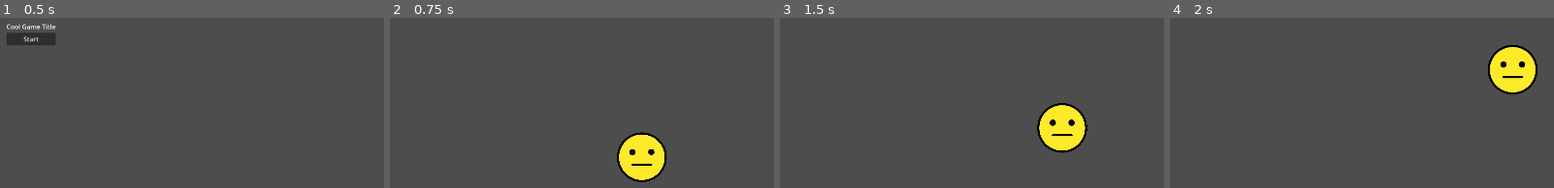
Above: before the commit, frames 1-4 (left to right).
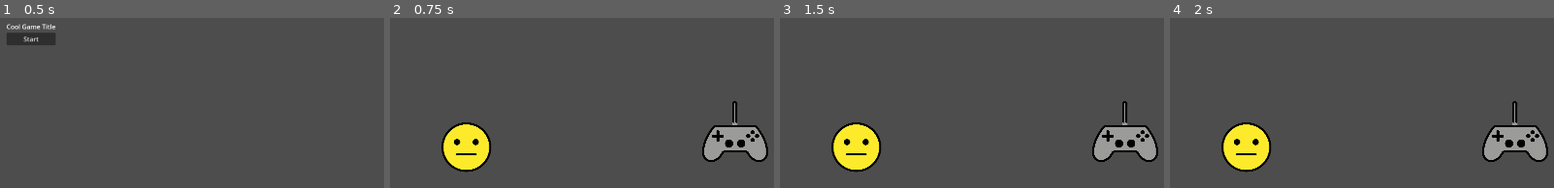
Above: after the commit, the same moments.

Repository: kothead/ggj24
Game: Godot game, scene res://Screens/TitleScreen.tscn
Same seed, same stepped clock (60 frames per second), same inputs: the game is played once before the commit and once after it.
Inputs (mouse positions are in pixels of both pictures, inside the frame that each line leads up to):
- Up to frame 1 (0.5 s): no input
- Up to frame 2 (0.75 s): click "Start" at 0.5 s
- Up to frame 3 (1.5 s): tap Enter at 1.25 s; drag from (1033, 157) to (1121, 70) at 1.27 s
- Up to frame 4 (2 s): no input

Frame 1 is identical in both runs. In frame 2, 9.0% of the frame differs, in the area x 13-99%, y 48-97%; in frame 3, 9.0%, in the area x 13-99%, y 48-91%; in frame 4, 9.0%.

Commit message:
First Level

Diff:
--- a/Levels/Level.tscn
+++ b/Levels/Level.tscn
@@ -1,9 +1,13 @@
-[gd_scene load_steps=3 format=3 uid="uid://dsbnunacmodoc"]
+[gd_scene load_steps=4 format=3 uid="uid://dsbnunacmodoc"]
 
 [ext_resource type="PackedScene" uid="uid://c633s7nk7hc4w" path="res://Levels/ParentLevel.tscn" id="1_scjbx"]
-[ext_resource type="PackedScene" uid="uid://emck8rhwpv3t" path="res://Objects/PokerFace.tscn" id="2_axw2m"]
+[ext_resource type="PackedScene" uid="uid://b4go3ap0ka8qe" path="res://Objects/BaseSmile.tscn" id="2_ds08h"]
+[ext_resource type="PackedScene" uid="uid://qokxbrkjeqk2" path="res://Objects/Joystick.tscn" id="3_r8j5b"]
 
 [node name="Level" instance=ExtResource("1_scjbx")]
 
-[node name="BaseSmile" parent="." index="1" instance=ExtResource("2_axw2m")]
-position = Vector2(927, 520)
+[node name="PokerFace" parent="." index="1" instance=ExtResource("2_ds08h")]
+position = Vector2(492, 495)
+
+[node name="BaseSmile" parent="." index="2" instance=ExtResource("3_r8j5b")]
+position = Vector2(1158, 460)
--- a/Objects/BaseSmile.tscn
+++ b/Objects/BaseSmile.tscn
@@ -10,6 +10,7 @@
 radius = 209.0
 
 [node name="BaseSmile" type="CharacterBody2D" groups=["smiles"]]
+scale = Vector2(0.3, 0.3)
 collision_mask = 2
 input_pickable = true
 script = ExtResource("1_5nst3")
--- /dev/null
+++ b/Objects/Joystick.tscn
@@ -0,0 +1,23 @@
+[gd_scene load_steps=5 format=3 uid="uid://qokxbrkjeqk2"]
+
+[ext_resource type="PackedScene" uid="uid://b4go3ap0ka8qe" path="res://Objects/BaseSmile.tscn" id="1_vf17m"]
+[ext_resource type="Texture2D" uid="uid://iij6p5l834gg" path="res://Assets/Images/1F3AE_color.png" id="2_ibluu"]
+
+[sub_resource type="CircleShape2D" id="CircleShape2D_xfetn"]
+radius = 253.355
+
+[sub_resource type="CircleShape2D" id="CircleShape2D_qmxhh"]
+radius = 233.429
+
+[node name="BaseSmile" instance=ExtResource("1_vf17m")]
+
+[node name="CollisionShape2D" parent="." index="0"]
+position = Vector2(0, 83.3333)
+shape = SubResource("CircleShape2D_xfetn")
+
+[node name="Sprite2D" parent="." index="1"]
+texture = ExtResource("2_ibluu")
+
+[node name="CollisionShape2D" parent="Area2D" index="0"]
+position = Vector2(0, 80)
+shape = SubResource("CircleShape2D_qmxhh")
Binary file added: Assets/Images/1F355_color.png
Not shown, added: Assets/Images/1F355_color.png.import
Binary file added: Assets/Images/1F604_color.png
Not shown, added: Assets/Images/1F604_color.png.import
